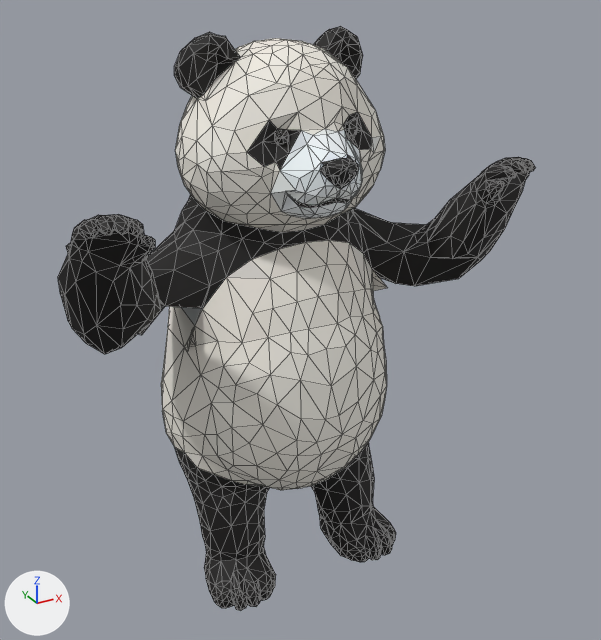
The glTF model assets/models/panda/panda.rig.glb: old version first, new version second.
Both versions are drawn from a 50 mm lens placed at (-0.649, -1.268, 1.16), pointed at (0.034, -0.025, 0.538). The lights are fixed; the arrows at lower left show +X, +Y and +Z. The older version comes first. Mesh edges are drawn as thin lines. Vertices at exactly the same position are counted once.

Objects in the first picture: 'Panda.001'.
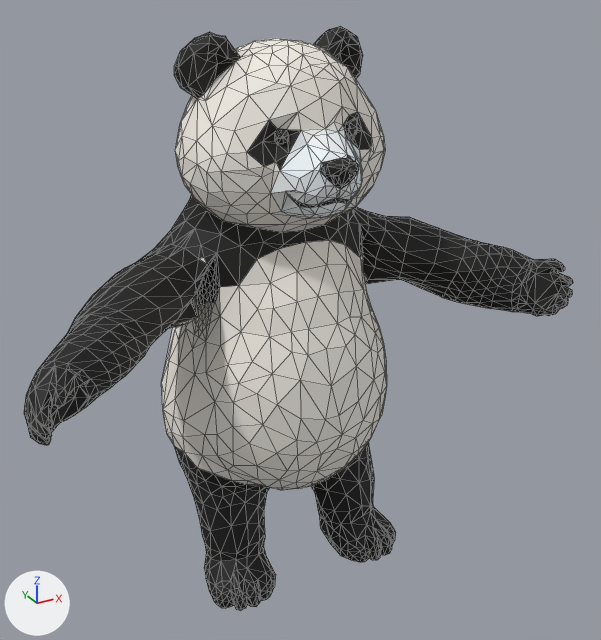
Commit message: feat(models): write the panda body with the free rebuilt arms

Patch to the scene script:
```diff
--- a/assets/models/panda/panda.rig.glb.py
+++ b/assets/models/panda/panda.rig.glb.py
@@ me_panda @@
 # used by ob_panda_001; location = (0.0, 0.0, 0.0)
-me_panda.from_pydata(...)  # 1591 vertices, 3157 faces; spans x -0.416..0.417, y -0.237..0.24, z 0.037..1.05
+me_panda.from_pydata(...)  # 1979 vertices, 3933 faces; spans x -0.499..0.509, y -0.253..0.24, z 0.037..1.05
+# me_panda part 1: 44 vertices moved from x -0.214..-0.038, y -0.188..0.162, z 0.383..0.788 to x -0.212..-0.037, y -0.187..0.164, z 0.382..0.788; 204 vertices removed from x -0.416..-0.136, y -0.237..0.107, z 0.42..0.843; 397 vertices added at x -0.499..-0.137, y -0.253..0.115, z 0.42..0.737
+# me_panda part 2: 40 vertices moved from x 0.09..0.3, y -0.148..0.163, z 0.345..0.784 to x 0.087..0.201, y -0.146..0.165, z 0.347..0.783; 199 vertices removed from x 0.148..0.417, y -0.237..0.107, z 0.518..0.842; 394 vertices added at x 0.145..0.509, y -0.246..0.109, z 0.521..0.738
+# me_panda part 3: 304 kept faces spanning x -0.211..0.212, y -0.217..0.24, z 0.198..1.036 get new vertex colours; the middle colour goes from white #f4f0e7 to white #f5f1e9
+# other edits to the shape of me_panda do not show in these pictures
 me_panda.materials.append(mat_fur)
```

What differs and where, as boxes [x1, y1, x2, y2] in the pictures (601 x 640 px; the box of a moved part takes in the faces that stretch with it):
'Panda.001', reshaped (15% wider)
    before: [58, 26, 535, 611]
    after: [24, 26, 573, 611]
part 1 of me_panda, moved or reshaped
    before: [58, 195, 331, 456]
    after: [24, 195, 331, 456]
part 2 of me_panda, moved or reshaped
    before: [330, 157, 535, 352]
    after: [330, 207, 573, 352]
part 3 of me_panda, edited (looks the same)
    both: [161, 40, 387, 488]
